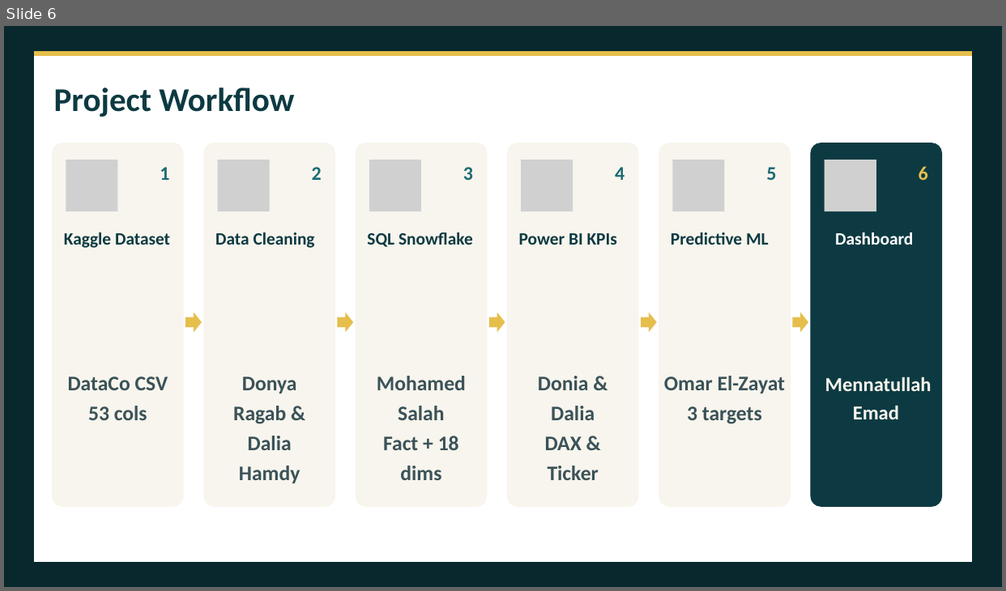
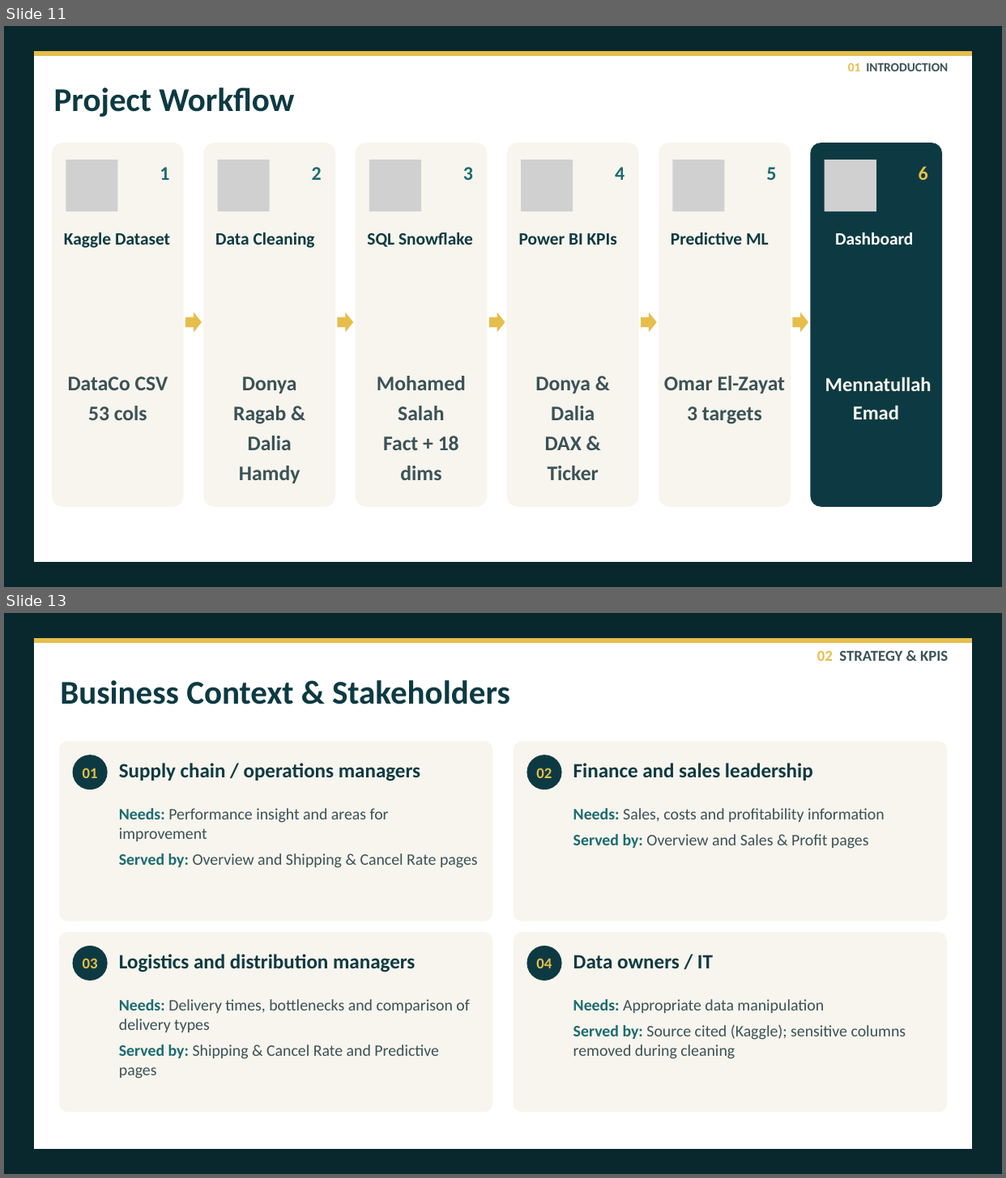
Before and after one commit to Team5-Depi/Supply-Chain-Dataset-Analysis-Final_Project, a slide deck: Presentation/Supply_Chain_Dataset_Analysis_Presentation.pptx. Shown one above the other, each under a label of ours: slide 6 before the commit, slides 11 and 13 after it; the slides between them are not shown. The pictures are 1006x591 and 1006x1178 pixels, drawn with LibreOffice and Linux fonts; fonts in the diff are those of the drawing; grey boxes stand for pictures. Boxes give left, top, right and bottom in pixels: in the first picture for what was removed or moved away, otherwise in the second. Text is boxed around its words. In the diff, an @@ line names an element or a change of style, - is before the commit and + after.

```diff
--- a/Presentation/Supply_Chain_Dataset_Analysis_Presentation.pptx
+++ b/Presentation/Supply_Chain_Dataset_Analysis_Presentation.pptx
@@ slide 13 added at <box>4,613,1002,1174</box>, background #08282E @@
@@ freeform shape added at <box>34,638,972,1149</box>, fill #FFFFFF @@
@@ freeform shape added at <box>34,638,972,643</box>, fill #E6BE4C @@
@@ text added at <box>817,650,948,661</box>, 22 pt, text #3B5258, bold @@
+02 STRATEGY & KPIS
@@ text added at <box>60,680,510,705</box>, 48 pt, text #0D3A42, bold @@
+Business Context & Stakeholders
@@ rounded rectangle added at <box>59,741,492,922</box>, fill #F7F5ED @@
@@ ellipse added at <box>72,755,108,790</box>, fill #0D3A42, 22 pt, text #E6BE4C, bold @@
+01
@@ rounded rectangle added at <box>513,741,947,922</box>, fill #F7F5ED @@
@@ ellipse added at <box>527,755,562,790</box>, fill #0D3A42, 22 pt, text #E6BE4C, bold @@
+02
@@ text added at <box>119,763,420,781</box>, 29.3 pt, text #0D3A42, bold @@
+Supply chain / operations managers
@@ text added at <box>573,763,813,781</box>, 29.3 pt, text #0D3A42, bold @@
+Finance and sales leadership
@@ text added at <box>119,808,478,868</box>, 23.2 pt, text #3B5258 @@
+Needs: Performance insight and areas for improvement
+Served by: Overview and Shipping & Cancel Rate pages
@@ text added at <box>573,808,884,849</box>, 23.2 pt, text #3B5258 @@
+Needs: Sales, costs and profitability information
+Served by: Overview and Sales & Profit pages
@@ rounded rectangle added at <box>59,932,492,1113</box>, fill #F7F5ED @@
@@ ellipse added at <box>72,946,108,981</box>, fill #0D3A42, 22 pt, text #E6BE4C, bold @@
+03
@@ rounded rectangle added at <box>513,932,947,1113</box>, fill #F7F5ED @@
@@ ellipse added at <box>527,946,562,981</box>, fill #0D3A42, 22 pt, text #E6BE4C, bold @@
+04
@@ text added at <box>119,954,415,973</box>, 29.3 pt, text #0D3A42, bold @@
+Logistics and distribution managers
@@ text added at <box>573,955,713,969</box>, 29.3 pt, text #0D3A42, bold @@
+Data owners / IT
@@ text added at <box>119,999,470,1079</box>, 23.2 pt, text #3B5258 @@
+Needs: Delivery times, bottlenecks and comparison of delivery types
+Served by: Shipping & Cancel Rate and Predictive pages
@@ text added at <box>573,999,906,1059</box>, 23.2 pt, text #3B5258 @@
+Needs: Appropriate data manipulation
+Served by: Source cited (Kaggle); sensitive columns removed during cleaning
@@ what was slide 6 is now slide 11 @@
@@ slide 11 changed as well @@
@@ text added at <box>848,63,948,71</box>, 18 pt, text #3B5258, bold @@
+01 INTRODUCTION
@@ text at <box>535,377,594,420</box>: text changed @@
-Donia & Dalia
+Donya & Dalia
```
Also in this commit, not shown: 10 other slides changed, 45 other slides added, 4 slides removed, 2 other files.
